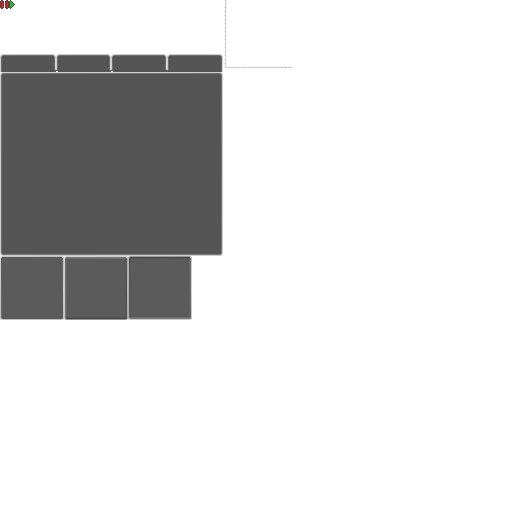
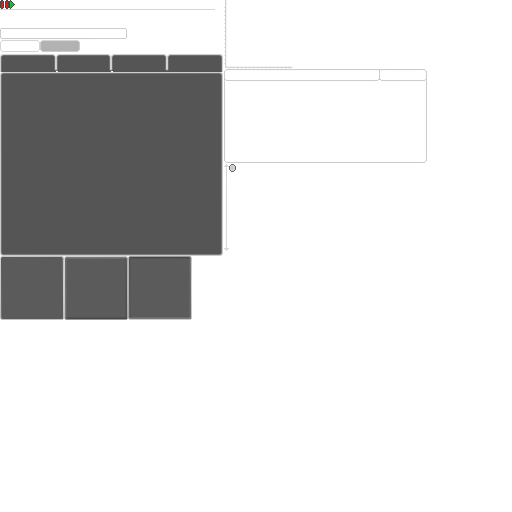
Layered file, before and after one edit (512×512). Changes by layer:
added layer "Layer 9" above "Layer 8 copy" over [0, 28, 127, 40]
added layer "Layer 8 copy" above "Layer 8" over [40, 40, 80, 53]
added layer "Layer 8" above "Layer 7" over [0, 40, 40, 53]
added layer "Layer 7" above "Layer 6" over [0, 9, 215, 10]
added layer "Layer 6" above "Layer 5" over [229, 164, 236, 172]
added layer "Layer 5" above "Chart" over [224, 164, 229, 251]
added layer "Chart" above "Graph" over [224, 69, 427, 163]
